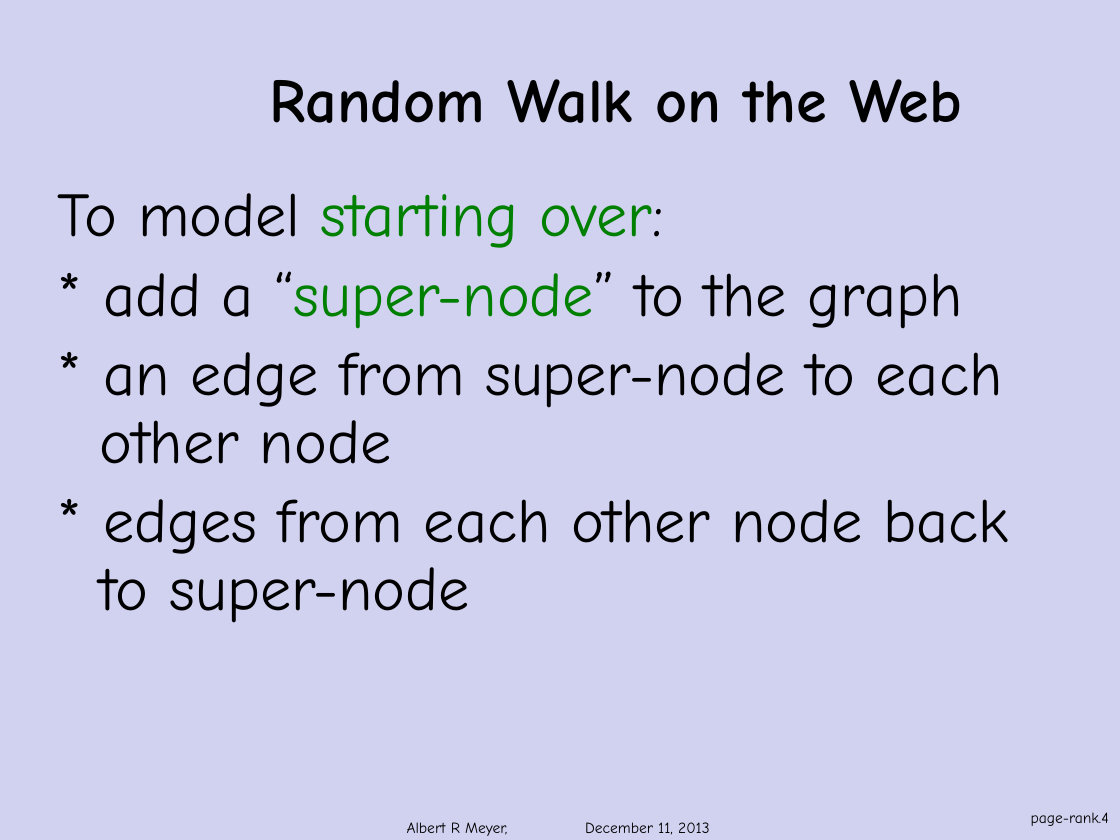
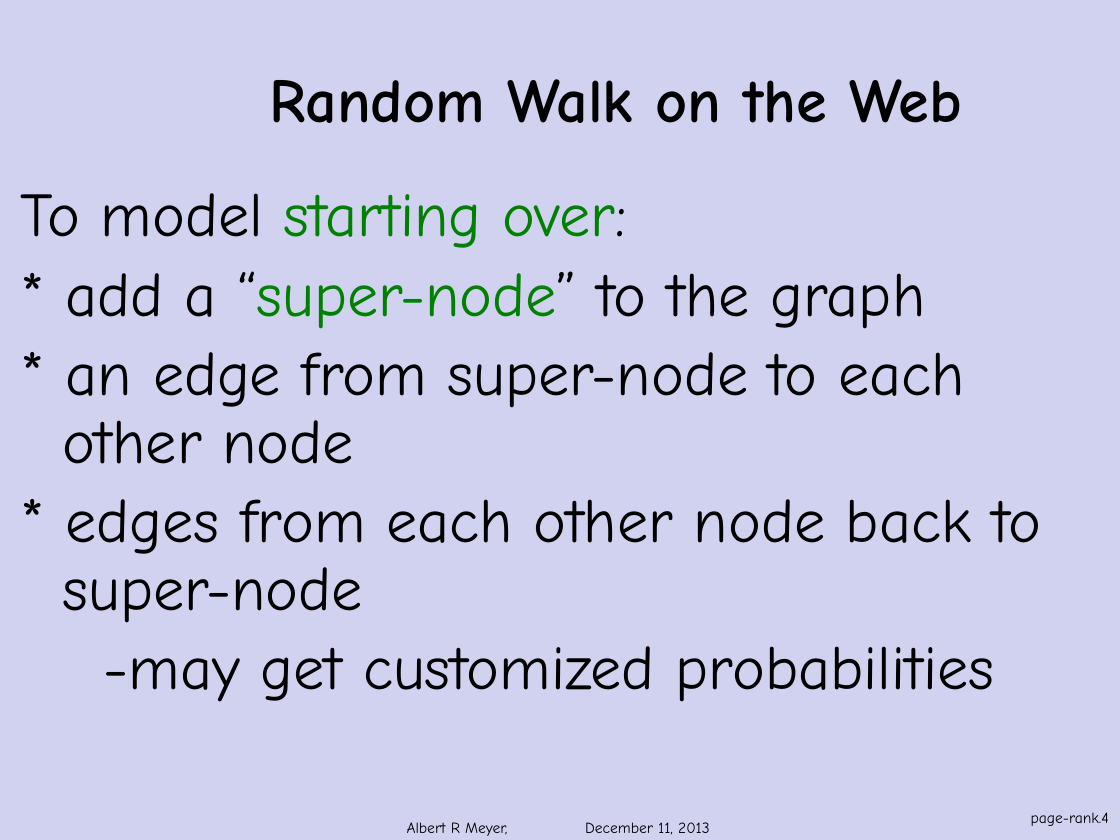
Before and after one commit to armeyer/mcs_web, a slide deck: slide 4 of fall13/slidesF13/page-rank.pptx. Drawn at 1120x840 pixels with LibreOffice and Linux fonts; fonts in the diff are those of the drawing; background and template pictures are left out. Boxes give left, top, right and bottom in pixels: in the first picture for what was removed or moved away, otherwise in the second. Text is boxed around its words. In the diff, an @@ line names an element or a change of style, - is before the commit and + after.

```diff
--- a/fall13/slidesF13/page-rank.pptx
+++ b/fall13/slidesF13/page-rank.pptx
@@ text "To model starting over:": place and size @@
-text "To model starting over:" at (58, 193, 1008, 623)
+text "To model starting over:" at (21, 193, 1041, 702)
@@ text at (104, 646, 995, 702): paragraph added @@
+-may get customized probabilities
```
Also in this commit, not shown: 3 other slides changed, 2 slides removed.
